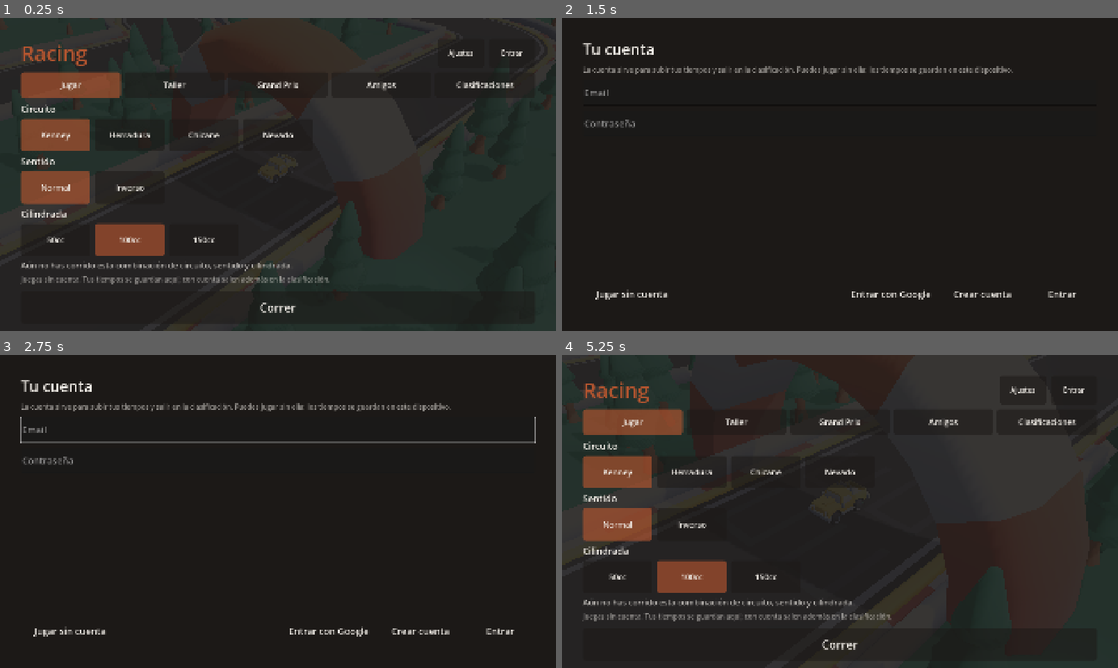
Above: before the commit, frames 1-4 (two rows, left to right).
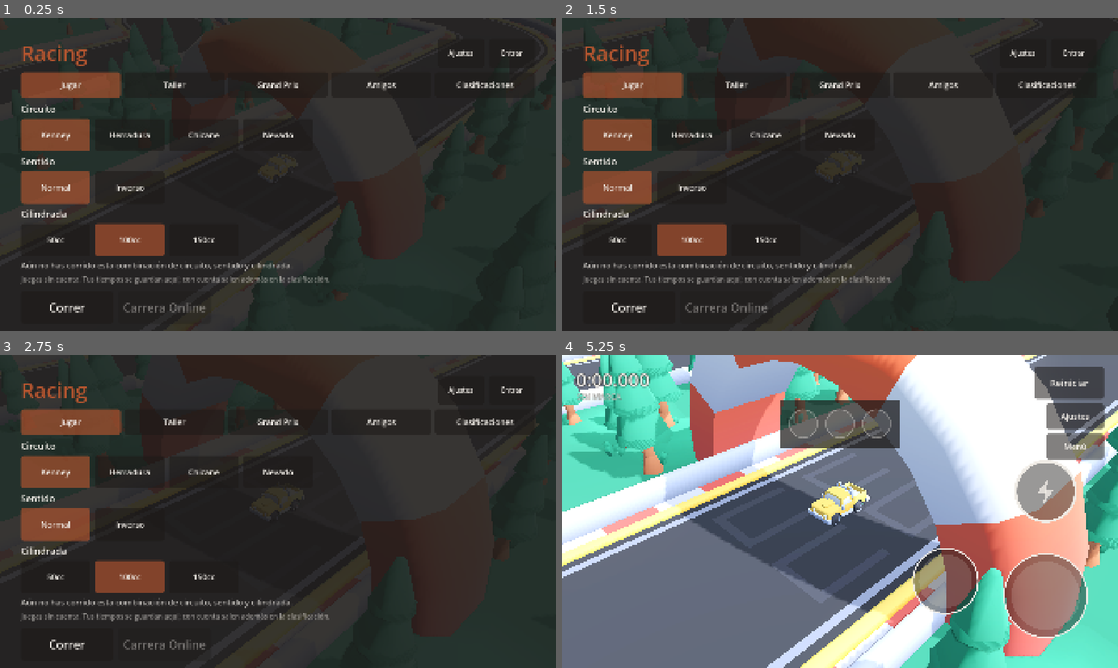
Above: after the commit, the same moments.

Repository: msalejandrojose/core
Game: Godot game, scene res://scenes/main.tscn
The game is run twice, just before and just after one commit, with the same random seed, the same clock (stepped at 60 frames per second) and the same inputs.
Inputs (mouse positions are in pixels of both pictures, inside the frame that each line leads up to):
- Up to frame 1 (0.25 s): no input
- Up to frame 2 (1.5 s): click "Entrar" at 0.5 s; click "Correr" at 1.25 s
- Up to frame 3 (2.75 s): click "Jugar" at 2 s
- Up to frame 4 (5.25 s): click "Jugar" at 2.75 s; click "Normal" at 3.5 s; click "Normal" at 4.25 s; click (634, 630) at 5 s, where only the run before the commit has a clickable "Jugar sin cuenta"

The runs differ from the first frame. In frame 1, 0.4% of the frame differs, in the area x 9-54%, y 90-95%; in frame 2, 38%; in frame 3, 40%; in frame 4, 99%, in the area x 0-100%, y 0-100%.

Commit message:
feat(racing): correr contra 2 fantasmas simultáneos en carrera online (TASK-285)
Añade el botón "Carrera Online" en la pestaña Jugar del hub: pide el
emparejamiento (TASK-284) y arranca la carrera con hasta dos fantasmas
rivales corriendo a la vez (objetivo en verde, amenaza en roja — Ghost
ahora acepta un color propio). Al cruzar meta se sube el resultado
(TASK-283) sin bloquear ni encolar: la vuelta local ya está a salvo por
el camino de siempre, esto es un extra histórico.

Corrige además el contrato de POST .../online-races (TASK-283, ya
mergeado): en vez de que el cliente declare su propio userId dentro de
la lista de corredores, manda solo su durationMs — el servidor ya sabe
quién es por el token. Session ahora guarda también el user_id propio,
necesario para identificarse en el emparejamiento.

Diff:
--- a/apps/game/scripts/net/racing_api.gd
+++ b/apps/game/scripts/net/racing_api.gd
@@ -106,3 +106,24 @@
 
 func grand_prix_leaderboard(id: String, limit: int = 20):
 	return await Api.get_json("/racing/grand-prix/%s/leaderboard?limit=%d" % [id, limit])
+
+
+# --- Carreras online (TASK-282/284/285) ----------------------------------------
+
+## Empareja rivales para una carrera online: `target` (ligeramente mejor, o el
+## propio fantasma si vas primero) y `threat` (ligeramente peor, sin repuesto
+## si no hay nadie), cada uno null o `{userId, durationMs, snapshots}`. Se
+## recalcula en cada llamada — no hay carrera fijada de antemano.
+func match_online_race(track_key: String):
+	return await Api.get_json("/racing/tracks/%s/online-races/match" % track_key)
+
+
+## Registra el resultado de una carrera online ya jugada. `rivals` son solo
+## el objetivo/amenaza (0 a 2, `{role, userId, durationMs}`) — el propio
+## resultado del jugador se manda aparte porque el servidor ya sabe quién
+## eres por el token, no hace falta declarar tu propio id.
+func submit_online_race(track_key: String, duration_ms: int, rivals: Array):
+	return await Api.post_json("/racing/tracks/%s/online-races" % track_key, {
+		"durationMs": duration_ms,
+		"rivals": rivals,
+	})
--- a/apps/game/scripts/race/ghost.gd
+++ b/apps/game/scripts/race/ghost.gd
@@ -13,11 +13,18 @@
 
 const MODEL_PATH := "res://models/vehicle-truck-yellow.glb"
 ## Azulado y medio transparente: tiene que verse a la legua que es un
-## fantasma, no otro coche de verdad en pista.
+## fantasma, no otro coche de verdad en pista. Color por defecto — el propio
+## récord y los amigos usan este; los rivales de una carrera online
+## (TASK-285) llevan uno propio para distinguirse entre ellos.
 const GHOST_COLOR := Color(0.45, 0.75, 1.0, 0.4)
 
 var _snapshots: Array = []
 var _model: Node
+var _color: Color
+
+
+func _init(color: Color = GHOST_COLOR) -> void:
+	_color = color
 
 
 func _ready() -> void:
@@ -81,7 +88,7 @@
 	if node is MeshInstance3D:
 		var mesh: MeshInstance3D = node
 		var material := StandardMaterial3D.new()
-		material.albedo_color = GHOST_COLOR
+		material.albedo_color = _color
 		material.transparency = BaseMaterial3D.TRANSPARENCY_ALPHA
 		material.shading_mode = BaseMaterial3D.SHADING_MODE_UNSHADED
 		# Sin sombra propia: un fantasma que proyecta sombra sólida deja de
--- a/apps/game/scripts/race/race_director.gd
+++ b/apps/game/scripts/race/race_director.gd
@@ -106,6 +106,20 @@
 var _ghost_recording: Array = []
 var _ghost_last_snapshot_ms: int = -1
 
+## Rivales de la carrera online en curso (TASK-282/284/285). Vacío = no hay
+## carrera online activa, es una vuelta normal. Cada uno, si está presente,
+## es `{"userId": String, "durationMs": int}` — lo que hace falta para
+## anunciar el resultado, sus trayectorias ya viven en `_ghost_target`/
+## `_ghost_threat`.
+var _online_target: Dictionary = {}
+var _online_threat: Dictionary = {}
+## Objetivo (ligeramente mejor, verde) y amenaza (ligeramente peor, roja):
+## colores distintos para que se distingan a simple vista en pista.
+var _ghost_target: Ghost
+var _ghost_threat: Ghost
+const TARGET_COLOR := Color(0.35, 1.0, 0.45, 0.45)
+const THREAT_COLOR := Color(1.0, 0.35, 0.3, 0.45)
+
 
 func _ready() -> void:
 	vehicle = get_node(vehicle_path)
@@ -127,8 +141,13 @@
 	# intermedios al buscar el ancestro 3D más cercano.
 	_ghost = Ghost.new()
 	add_child(_ghost)
+	_ghost_target = Ghost.new(TARGET_COLOR)
+	add_child(_ghost_target)
+	_ghost_threat = Ghost.new(THREAT_COLOR)
+	add_child(_ghost_threat)
 
 	main_menu.play_pressed.connect(_on_play_pressed)
+	main_menu.play_online_pressed.connect(start_online_race)
 
 	lap_timer.sector_completed.connect(_on_sector_completed)
 	lap_timer.lap_completed.connect(_on_lap_completed)
@@ -164,6 +183,8 @@
 		return
 
 	_ghost.update_at(lap_timer.elapsed_ms)
+	_ghost_target.update_at(lap_timer.elapsed_ms)
+	_ghost_threat.update_at(lap_timer.elapsed_ms)
 	if lap_timer.running and not in_grand_prix():
 		_record_ghost_snapshot()
 
@@ -326,6 +347,11 @@
 		rebuild_track()
 		grand_prix_ended.emit()
 
+	# Volver al menú es también abandonar la carrera online en curso, si había
+	# una: el jugador puede elegir otro circuito o pedir otro emparejamiento,
+	# y arrastrar rivales de una combinación distinta no tendría sentido.
+	_clear_online_race()
+
 	set_process(false)
 	VehicleInput.locked = true
 	# También los controles: los pedales se dibujan siempre, y sin esconderlos
@@ -341,6 +367,48 @@
 	touch_controls.visible = true
 	restart()
 	set_process(true)
+
+
+## Arranca una carrera online (TASK-282/284/285): el circuito ya elegido en
+## el menú, con hasta dos fantasmas rivales corriendo a la vez. `target`/
+## `threat` son lo que devuelve `RacingApi.match_online_race()` — cada uno
+## vacío si ese rival no existe (báteta a ti mismo sin objetivo, o sin
+## amenaza si nadie va peor).
+func start_online_race(target: Dictionary, threat: Dictionary) -> void:
+	_online_target = _rival_summary(target)
+	_online_threat = _rival_summary(threat)
+	_ghost_target.set_snapshots(_to_native_snapshots(target.get("snapshots", [])))
+	_ghost_threat.set_snapshots(_to_native_snapshots(threat.get("snapshots", [])))
+	_on_play_pressed()
+
+
+## Solo lo que hace falta para anunciar el resultado — la trayectoria ya
+## vive en el `Ghost`, no hace falta arrastrarla también aquí.
+func _rival_summary(rival: Dictionary) -> Dictionary:
+	if rival.is_empty():
+		return {}
+	return {"userId": rival["userId"], "durationMs": rival["durationMs"]}
+
+
+## Convierte instantáneas de formato de red (`pos` como `{x,y,z}`, TASK-284)
+## al formato nativo que consume `Ghost` (`pos` como `Vector3`).
+func _to_native_snapshots(net_snapshots: Array) -> Array:
+	var native: Array = []
+	for snapshot in net_snapshots:
+		var pos: Dictionary = snapshot["pos"]
+		native.append({
+			"t": int(snapshot["t"]),
+			"pos": Vector3(pos["x"], pos["y"], pos["z"]),
+			"yaw": float(snapshot["yaw"]),
+		})
+	return native
+
+
+func _clear_online_race() -> void:
+	_online_target = {}
+	_online_threat = {}
+	_ghost_target.set_snapshots([])
+	_ghost_threat.set_snapshots([])
 
 
 func _on_settings_changed() -> void:
@@ -409,5 +477,28 @@
 				})
 		LapQueue.enqueue(key, duration_ms, splits_ms, ghost_snapshots_net)
 
+	# Una carrera online se registra aparte del tiempo de vuelta normal (que
+	# ya se acaba de guardar arriba, tenga rivales o no): es el paquete
+	# completo con el podio de esta tanda concreta (TASK-283), no solo el
+	# tiempo suelto. Sin cola de reintento a propósito: si falla, se pierde
+	# ese resultado histórico, pero el tiempo de vuelta del jugador ya está a
+	# salvo por el camino de siempre.
+	if not _online_target.is_empty() or not _online_threat.is_empty():
+		var rivals: Array = []
+		if not _online_target.is_empty():
+			rivals.append({
+				"role": "TARGET",
+				"userId": _online_target["userId"],
+				"durationMs": _online_target["durationMs"],
+			})
+		if not _online_threat.is_empty():
+			rivals.append({
+				"role": "THREAT",
+				"userId": _online_threat["userId"],
+				"durationMs": _online_threat["durationMs"],
+			})
+		RacingApi.submit_online_race(key, duration_ms, rivals)
+		_clear_online_race()
+
 	if track_id_override.is_empty():
 		lap_finished.emit(duration_ms, previous_best_ms, is_new_record)
--- a/apps/game/scripts/state/session.gd
+++ b/apps/game/scripts/state/session.gd
@@ -21,6 +21,10 @@
 
 var access_token: String = ""
 var email: String = ""
+## Id propio, para lo que necesita saber "quién soy yo" además de estar
+## autenticado — p.ej. anunciarse como PLAYER en una carrera online
+## (TASK-284/285).
+var user_id: String = ""
 
 var _cfg := ConfigFile.new()
 
@@ -29,6 +33,7 @@
 	_cfg.load(PATH)
 	access_token = _cfg.get_value("session", "access_token", "")
 	email = _cfg.get_value("session", "email", "")
+	user_id = _cfg.get_value("session", "user_id", "")
 	Api.access_token = access_token
 
 
@@ -95,9 +100,11 @@
 func logout() -> void:
 	access_token = ""
 	email = ""
+	user_id = ""
 	Api.access_token = ""
 	_cfg.set_value("session", "access_token", "")
 	_cfg.set_value("session", "email", "")
+	_cfg.set_value("session", "user_id", "")
 	_cfg.save(PATH)
 	changed.emit()
 
@@ -115,9 +122,11 @@
 
 	var user: Variant = response.data.get("user")
 	email = str(user.get("email", "")) if user is Dictionary else ""
+	user_id = str(user.get("id", "")) if user is Dictionary else ""
 
 	_cfg.set_value("session", "access_token", access_token)
 	_cfg.set_value("session", "email", email)
+	_cfg.set_value("session", "user_id", user_id)
 	_cfg.save(PATH)
 	changed.emit()
 
--- a/apps/game/scripts/ui/main_menu.gd
+++ b/apps/game/scripts/ui/main_menu.gd
@@ -16,6 +16,10 @@
 ## controles y las licencias.
 
 signal play_pressed()
+## Emparejamiento resuelto (TASK-282/284/285): `target`/`threat` son lo que
+## devolvió `RacingApi.match_online_race()`, cada uno vacío si ese rival no
+## existe para esta combinación.
+signal play_online_pressed(target: Dictionary, threat: Dictionary)
 
 enum Tab { JUGAR, TALLER, GRAND_PRIX, AMIGOS, CLASIFICACIONES }
 
@@ -38,6 +42,7 @@
 var _track_buttons: Array[Button] = []
 var _direction_buttons: Array[Button] = []
 var _engine_buttons: Array[Button] = []
+var _online_button: Button
 
 ## Persistente entre pestañas: vive en la cabecera, no en el contenido.
 var _account_button: Button
@@ -146,6 +151,7 @@
 	_track_buttons.clear()
 	_direction_buttons.clear()
 	_engine_buttons.clear()
+	_online_button = null
 
 	match tab:
 		Tab.JUGAR:
@@ -235,9 +241,19 @@
 	spacer.size_flags_vertical = Control.SIZE_EXPAND_FILL
 	_content.add_child(spacer)
 
+	var buttons_row := HBoxContainer.new()
+	buttons_row.add_theme_constant_override("separation", 16)
+	_content.add_child(buttons_row)
+
 	var play := UiTheme.make_button("Correr", Vector2(320, UiTheme.BUTTON_MIN_SIZE.y), UiTheme.FONT_LG)
 	play.pressed.connect(func() -> void: play_pressed.emit())
-	_content.add_child(play)
+	buttons_row.add_child(play)
+
+	# Requiere cuenta: el emparejamiento necesita saber contra quién compite
+	# el jugador, y sin sesión no hay con qué identificarlo (TASK-284).
+	_online_button = UiTheme.make_button("Carrera Online", Vector2(320, UiTheme.BUTTON_MIN_SIZE.y), UiTheme.FONT_LG)
+	_online_button.pressed.connect(_on_online_pressed)
+	buttons_row.add_child(_online_button)
 
 	_sync_jugar()
 
@@ -340,6 +356,38 @@
 			_account_label.text = "Juegas sin cuenta. Tus tiempos se guardan aquí; con cuenta salen además en la clasificación."
 		_account_button.text = "Entrar"
 
+	# El emparejamiento necesita saber contra quién compite el jugador
+	# (TASK-284): sin cuenta no hay identidad que emparejar.
+	if is_instance_valid(_online_button):
+		_online_button.disabled = not Session.is_logged_in()
+
+
+## Pide el emparejamiento (TASK-284) y, si hay respuesta, deja que
+## `RaceDirector` arranque la carrera con los rivales devueltos.
+func _on_online_pressed() -> void:
+	_online_button.disabled = true
+	_online_button.text = "Buscando rival…"
+
+	var response = await RacingApi.match_online_race(GameSettings.track_key())
+
+	# La pestaña pudo cambiar (o el menú cerrarse) mientras esperábamos la
+	# respuesta: sin esto, tocar un botón ya libre revienta el árbol.
+	if not is_instance_valid(_online_button):
+		return
+
+	_online_button.disabled = not Session.is_logged_in()
+	_online_button.text = "Carrera Online"
+
+	if not response.ok:
+		push_warning("No se pudo emparejar: %s" % response.message)
+		return
+
+	var target: Variant = response.data.get("target")
+	var threat: Variant = response.data.get("threat")
+	play_online_pressed.emit(
+		target if target is Dictionary else {},
+		threat if threat is Dictionary else {})
+
 
 # --- Piezas -------------------------------------------------------------------
 
--- a/apps/game/tests/main_menu_hub_test.gd
+++ b/apps/game/tests/main_menu_hub_test.gd
@@ -92,12 +92,25 @@
 func _test_correr_emite_la_senal() -> void:
 	_menu.play_pressed.connect(func(): _play_signal_fired = true)
 
-	for child in _menu._content.get_children():
-		if child is Button and child.text == "Correr":
-			child.pressed.emit()
+	var button := _find_button(_menu._content, "Correr")
+	if button != null:
+		button.pressed.emit()
 
 	await get_tree().process_frame
 	_check(_play_signal_fired, true, "el botón Correr sigue emitiendo play_pressed")
+
+
+## "Correr" y "Carrera Online" (TASK-285) viven dentro de una fila propia, no
+## como hijos directos de `_content` — búsqueda recursiva y no un
+## `get_children()` plano.
+func _find_button(root: Node, text: String) -> Button:
+	if root is Button and root.text == text:
+		return root
+	for child in root.get_children():
+		var found := _find_button(child, text)
+		if found != null:
+			return found
+	return null
 
 
 func _check(got, want, label: String) -> void:
--- /dev/null
+++ b/apps/game/tests/online_race_test.gd
@@ -0,0 +1,266 @@
+extends Node
+
+const TestEnv := preload("res://tests/test_env.gd")
+
+## Prueba de la carrera online con 2 fantasmas simultáneos (TASK-285):
+##
+##     godot --headless --quit-after 800 res://tests/online_race_test.tscn
+##
+## `start_online_race()` no hace ninguna llamada de red por sí solo — el
+## emparejamiento (TASK-284) ya se resolvió antes, en el menú, y aquí solo
+## llegan target/threat como datos. La única llamada de red de este flujo es
+## la de SUBIR el resultado al cruzar meta, así que el servidor falso solo
+## hace falta para esa — mismo motivo que `lap_queue_test.gd` para ir con un
+## `TCPServer` de verdad y no un doble de mentira.
+
+var _failures := 0
+var _now: int = 0
+
+var _server := TCPServer.new()
+var _port := 0
+var _last_request_body := ""
+
+var _target := {
+	"userId": "target-1",
+	"durationMs": 41000,
+	"snapshots": [
+		{"t": 0, "pos": {"x": 0, "y": 0, "z": 0}, "yaw": 0.0},
+		{"t": 1000, "pos": {"x": 10, "y": 0, "z": 0}, "yaw": 0.0},
+	],
+}
+var _threat := {
+	"userId": "threat-1",
+	"durationMs": 43000,
+	"snapshots": [
+		{"t": 0, "pos": {"x": 0, "y": 0, "z": 5}, "yaw": 0.0},
+		{"t": 1000, "pos": {"x": 10, "y": 0, "z": 5}, "yaw": 0.0},
+	],
+}
+
+
+func _ready() -> void:
+	TestEnv.reset()
+
+	_server.listen(0, "127.0.0.1")
+	_port = _server.get_local_port()
+	set_process(true)
+
+	Session.access_token = "token-de-prueba"
+	Api.access_token = "token-de-prueba"
+	Api.base_url = "http://127.0.0.1:%d/v1" % _port
+
+	var main: Node = load("res://scenes/main.tscn").instantiate()
+	add_child(main)
+	await get_tree().physics_frame
+
+	var timer: LapTimer = main.get_node("LapTimer")
+	var director: RaceDirector = main.get_node("RaceDirector")
+	var vehicle: Vehicle = main.get_node("Vehicle")
+	var sphere: RigidBody3D = vehicle.get_node("Sphere")
+
+	director.set_process(false)
+	VehicleInput.locked = false
+	timer.auto_start_on_throttle = false
+	timer.clock = func() -> int: return _now
+
+	var key := director.record_key()
+	RaceRecords.clear(key)
+
+	_test_dos_fantasmas_a_la_vez(director)
+	_test_se_distinguen_objetivo_y_amenaza(director)
+	_test_sin_amenaza_no_aparece_ninguna(director)
+	await _test_al_cruzar_meta_sube_el_resultado(timer, director, sphere)
+	await _test_sin_red_la_carrera_se_sigue_jugando(timer, director, sphere)
+
+	RaceRecords.clear(key)
+	_server.stop()
+	Session.logout()
+
+	if _failures == 0:
+		print("\nOK")
+		get_tree().quit(0)
+	else:
+		print("\nFALLOS: %d" % _failures)
+		get_tree().quit(1)
+
+
+## Responde siempre 201 a la subida del resultado, capturando el body para
+## poder comprobar qué mandó el cliente.
+##
+## Sin bloquear: `OS.delay_msec` congela el bucle del motor ENTERO, y es ese
+## mismo bucle el que necesita el cliente (`HTTPRequest`) para avanzar su
+## propia conexión y mandar los bytes — bloquear aquí a esperarlos los deja
+## sin mandar nunca. Se acumula lo que vaya llegando frame a frame, y solo se
+## responde cuando la petición ya está completa.
+var _pending: Array = []  # cada uno: {"peer": StreamPeerTCP, "buffer": String}
+
+
+func _process(_delta: float) -> void:
+	while _server.is_connection_available():
+		_pending.append({"peer": _server.take_connection(), "buffer": ""})
+
+	var still_pending: Array = []
+	for entry in _pending:
+		var peer: StreamPeerTCP = entry["peer"]
+		if peer.get_available_bytes() > 0:
+			entry["buffer"] += peer.get_data(peer.get_available_bytes())[1].get_string_from_utf8()
+
+		if _is_request_complete(entry["buffer"]):
+			_reply(peer, entry["buffer"])
+		else:
+			still_pending.append(entry)
+	_pending = still_pending
+
+
+func _is_request_complete(text: String) -> bool:
+	var sep := text.find("\r\n\r\n")
+	if sep == -1:
+		return false
+
+	var content_length := 0
+	for line in text.substr(0, sep).split("\r\n"):
+		if line.to_lower().begins_with("content-length:"):
+			content_length = int(line.split(":")[1].strip_edges())
+
+	return text.substr(sep + 4).length() >= content_length
+
+
+## Cruzar meta dispara MÁS de una petición a la vez (el tiempo de vuelta
+## normal vía `LapQueue`, la subida de la carrera online, y el leaderboard
+## que pide la pantalla de resultado) — todas caen en el mismo servidor
+## falso, así que hace falta quedarse solo con la que interesa por su ruta,
+## no con "la última que haya llegado".
+func _reply(peer: StreamPeerTCP, text: String) -> void:
+	var sep := text.find("\r\n\r\n")
+	var request_body := text.substr(sep + 4) if sep != -1 else ""
+	var request_line := text.split("\r\n")[0] if text.length() > 0 else ""
+	if request_line.begins_with("POST") and request_line.find("/online-races ") != -1:
+		_last_request_body = request_body
+
+	var reply_body := (
+		'{"id":"race-1","trackId":"track-1","createdAt":"2026-01-01T00:00:00.000Z","participants":[]}')
+	peer.put_data((
+		"HTTP/1.1 201 OK\r\nContent-Type: application/json\r\nContent-Length: %d\r\nConnection: close\r\n\r\n%s"
+		% [reply_body.length(), reply_body]).to_utf8_buffer())
+
+
+# --- Casos --------------------------------------------------------------------
+
+func _test_dos_fantasmas_a_la_vez(director: RaceDirector) -> void:
+	director.start_online_race(_target, _threat)
+
+	_check(director._ghost_target.visible, true, "el fantasma objetivo se muestra")
+	_check(director._ghost_threat.visible, true, "el fantasma amenaza se muestra")
+
+	# Sin física ni colisión, por diseño (`Ghost extends Node3D`, no
+	# `CollisionObject3D`) — no pueden chocar entre sí ni con el jugador. Por
+	# una variable sin tipo estático: Godot rechaza en tiempo de compilación
+	# un `is CollisionObject3D` sobre algo ya tipado como `Ghost`, que nunca
+	# podría serlo.
+	var target_node: Node = director._ghost_target
+	var threat_node: Node = director._ghost_threat
+	_check(not (target_node is CollisionObject3D), true,
+		"el fantasma objetivo no puede colisionar")
+	_check(not (threat_node is CollisionObject3D), true,
+		"el fantasma amenaza no puede colisionar")
+
+	director._ghost_target.update_at(500)
+	director._ghost_threat.update_at(500)
+	_check(director._ghost_target.position.distance_to(Vector3(5, 0, 0)) < 0.001, true,
+		"el objetivo interpola su propia trayectoria")
+	_check(director._ghost_threat.position.distance_to(Vector3(5, 0, 5)) < 0.001, true,
+		"la amenaza interpola la suya, distinta de la del objetivo")
+
+
+func _test_se_distinguen_objetivo_y_amenaza(director: RaceDirector) -> void:
+	_check(director._ghost_target._color != director._ghost_threat._color, true,
+		"objetivo y amenaza llevan colores distintos")
+	_check(director._ghost_target._color != Ghost.GHOST_COLOR, true,
+		"el objetivo no usa el azul del fantasma del propio récord")
+	_check(director._ghost_threat._color != Ghost.GHOST_COLOR, true,
+		"la amenaza tampoco")
+
+
+func _test_sin_amenaza_no_aparece_ninguna(director: RaceDirector) -> void:
+	director.start_online_race(_target, {})
+	_check(director._ghost_target.visible, true, "con solo objetivo, el objetivo se muestra")
+	_check(not director._ghost_threat.visible, true, "y no hay amenaza que mostrar")
+
+	# Se deja lista para el resto de casos.
+	director.start_online_race(_target, _threat)
+
+
+func _test_al_cruzar_meta_sube_el_resultado(timer: LapTimer, director: RaceDirector, sphere: RigidBody3D) -> void:
+	timer.start()
+	timer.elapsed_ms = 0
+	sphere.position = Vector3.ZERO
+
+	for i in timer.checkpoint_count:
+		_now += 500
+		timer.cross_checkpoint(i)
+
+	_now += 2000
+	timer.cross_finish()  # duración: 2000 + 500*checkpoint_count desde el start
+
+	await _settle()
+
+	_check(_last_request_body.find("\"rivals\"") != -1, true,
+		"la subida incluye a los rivales")
+	_check(_last_request_body.find("target-1") != -1, true,
+		"el objetivo va en el body")
+	_check(_last_request_body.find("threat-1") != -1, true,
+		"la amenaza también")
+
+	_check(director._online_target.is_empty(), true,
+		"tras subir, la carrera online se da por terminada (objetivo)")
+	_check(director._online_threat.is_empty(), true,
+		"tras subir, la carrera online se da por terminada (amenaza)")
+	_check(not director._ghost_target.visible, true,
+		"y los fantasmas rivales se ocultan")
+
+
+func _test_sin_red_la_carrera_se_sigue_jugando(timer: LapTimer, director: RaceDirector, sphere: RigidBody3D) -> void:
+	# Los fantasmas ya llegaron con la carrera (no se descargan aparte, ver
+	# comentario de cabecera) — sin red, la única baja es que no se registra
+	# el resultado histórico, pero la vuelta se corre y se guarda igual.
+	director.start_online_race(_target, _threat)
+	Api.base_url = "http://127.0.0.1:1/v1"  # nadie escucha ahí
+
+	timer.start()
+	timer.elapsed_ms = 0
+	sphere.position = Vector3.ZERO
+
+	for i in timer.checkpoint_count:
+		_now += 500
+		timer.cross_checkpoint(i)
+
+	_now += 2500
+	timer.cross_finish()
+
+	await _settle()
+
+	_check(RaceRecords.has_best(director.record_key()), true,
+		"sin red, la vuelta se sigue guardando en local")
+	_check(director._online_target.is_empty(), true,
+		"y la carrera online se limpia igual, red o no")
+
+	Api.base_url = "http://127.0.0.1:%d/v1" % _port
+
+
+# --- Utilidades ---------------------------------------------------------------
+
+func _settle() -> void:
+	for i in 60:
+		await get_tree().process_frame
+
+
+func _check(got, want, label: String) -> void:
+	_report(got == want, label, want, got)
+
+
+func _report(ok: bool, label: String, want, got) -> void:
+	if ok:
+		print("  ok   %s" % label)
+	else:
+		print("  FALLA %s — esperado %s, obtenido %s" % [label, want, got])
+		_failures += 1
--- /dev/null
+++ b/apps/game/tests/online_race_test.tscn
@@ -0,0 +1,6 @@
+[gd_scene load_steps=2 format=3]
+
+[ext_resource type="Script" path="res://tests/online_race_test.gd" id="1_online_race"]
+
+[node name="Test" type="Node"]
+script = ExtResource("1_online_race")
Not shown, added: apps/game/tests/online_race_test.gd.uid
Not shown, changed: apps/api/src/modules/racing/application/use-cases/submit-online-race-result.use-case.spec.ts
Not shown, changed: apps/api/src/modules/racing/application/use-cases/submit-online-race-result.use-case.ts
Not shown, changed: apps/api/src/modules/racing/infrastructure/http/dto/submit-online-race-result.dto.ts
Not shown, changed: apps/api/src/modules/racing/infrastructure/http/racing.controller.ts
